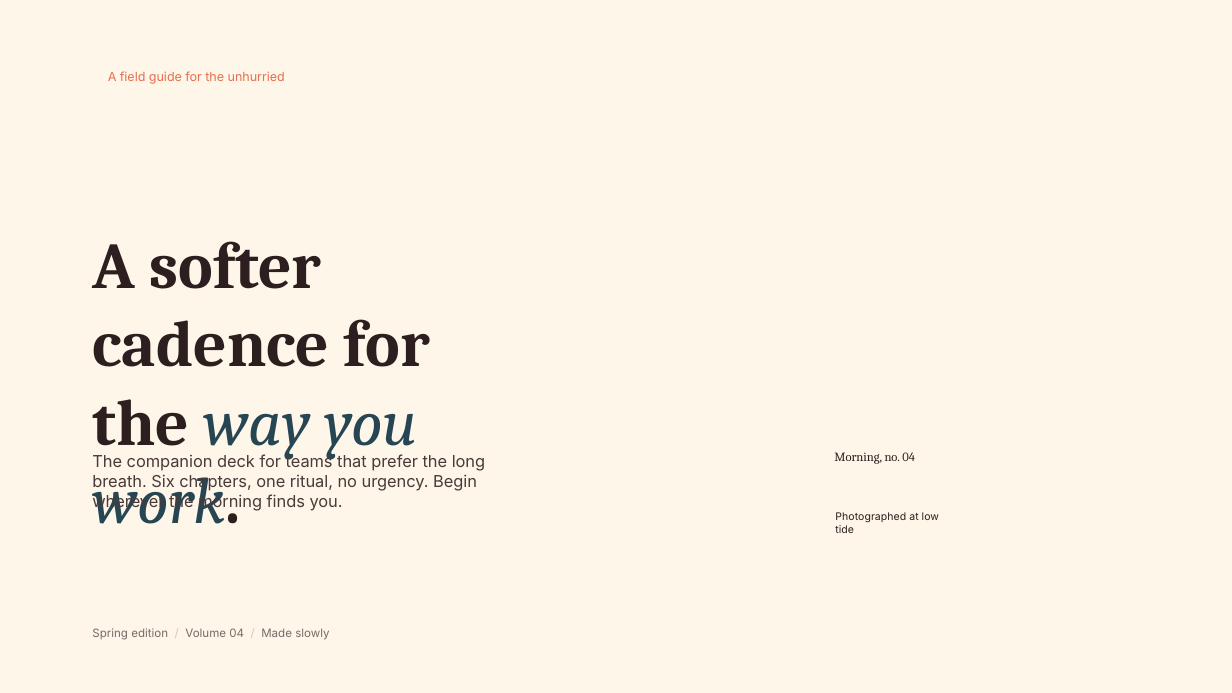
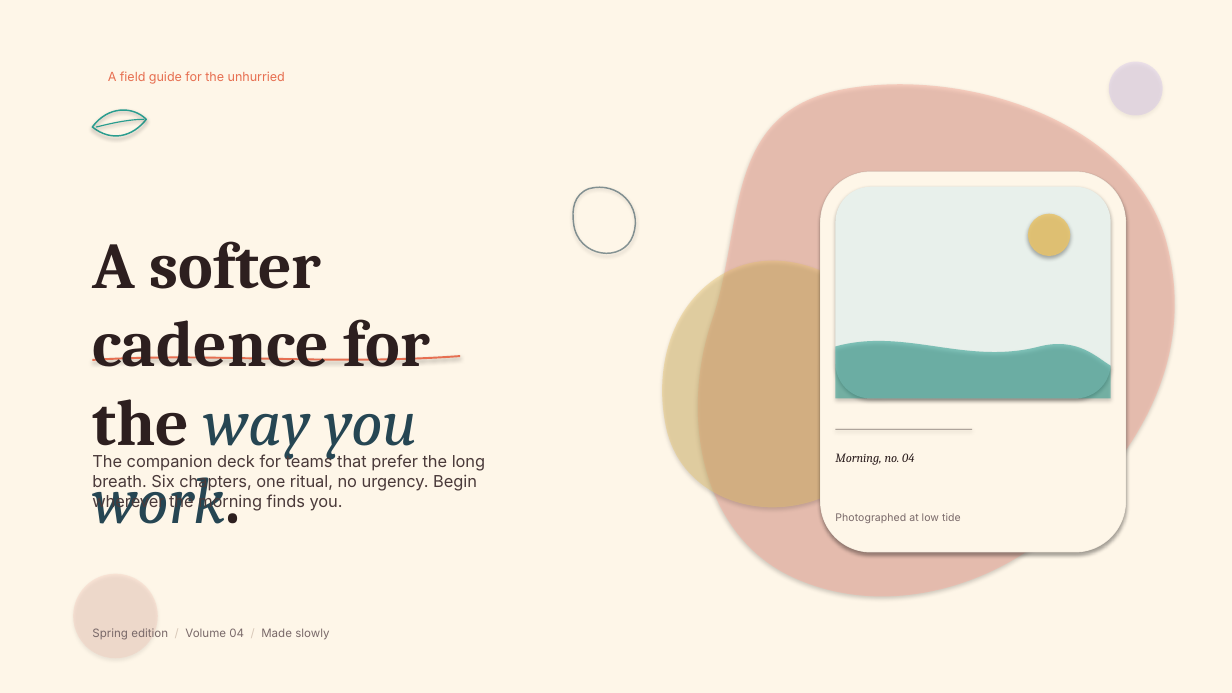
Before and after one commit to vamsiramakrishnan/pixelpitch, a slide deck: slide 29 of _bench/corpus/divergent-deck.pptx. Drawn at 1232x693 pixels with LibreOffice and Linux fonts; fonts in the diff are those of the drawing. Boxes give left, top, right and bottom in pixels: in the first picture for what was removed or moved away, otherwise in the second. Text is boxed around its words. In the diff, an @@ line names an element or a change of style, - is before the commit and + after.

```diff
--- a/_bench/corpus/divergent-deck.pptx
+++ b/_bench/corpus/divergent-deck.pptx
@@ freeform shape added at [679, 67, 1197, 620], fill #F7B2A2 at 55% opacity @@
@@ ellipse added at [1109, 62, 1163, 116], fill #A78BFA at 18% opacity @@
@@ freeform shape added at [92, 106, 146, 143], outline #2A9D8F 1.13 pt @@
@@ freeform shape added at [96, 119, 144, 127], outline #2A9D8F 0.9 pt @@
@@ rounded rectangle added at [821, 171, 1127, 552], fill #FEF6E8, outline #2D1F1F 0.75 pt @@
@@ freeform shape added at [572, 181, 643, 264], outline #264653 1.13 pt @@
@@ rounded rectangle added at [836, 187, 1111, 398], fill #E8F0EB @@
@@ ellipse added at [1028, 213, 1070, 256], fill #E9C46A at 85% opacity @@
@@ freeform shape added at [653, 242, 914, 519], fill #E9C46A at 42% opacity @@
@@ freeform shape added at [836, 327, 1111, 398], fill #2A9D8F at 55% opacity @@
@@ freeform shape added at [92, 352, 460, 366], outline #E76F51 1.5 pt @@
@@ line added from (836, 430) to (972, 430), #2D1F1F 0.75 pt @@
@@ text "Morning, no. 04" at [835, 453, 914, 465]: italic on @@
@@ text "Photographed at low tide" at [835, 513, 961, 523]: text colour #2D1F1F to #7A6A6A @@
@@ ellipse added at [73, 574, 158, 659], fill #F7B2A2 at 22% opacity @@
```
Also in this commit, not shown: 7 other slides changed, 11 other files.
